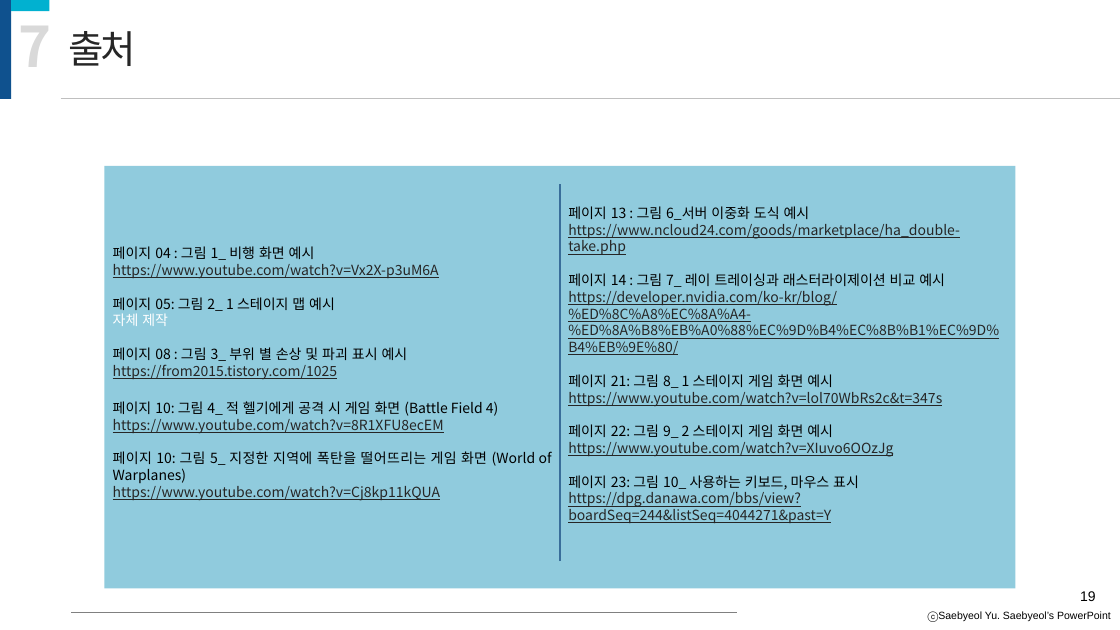
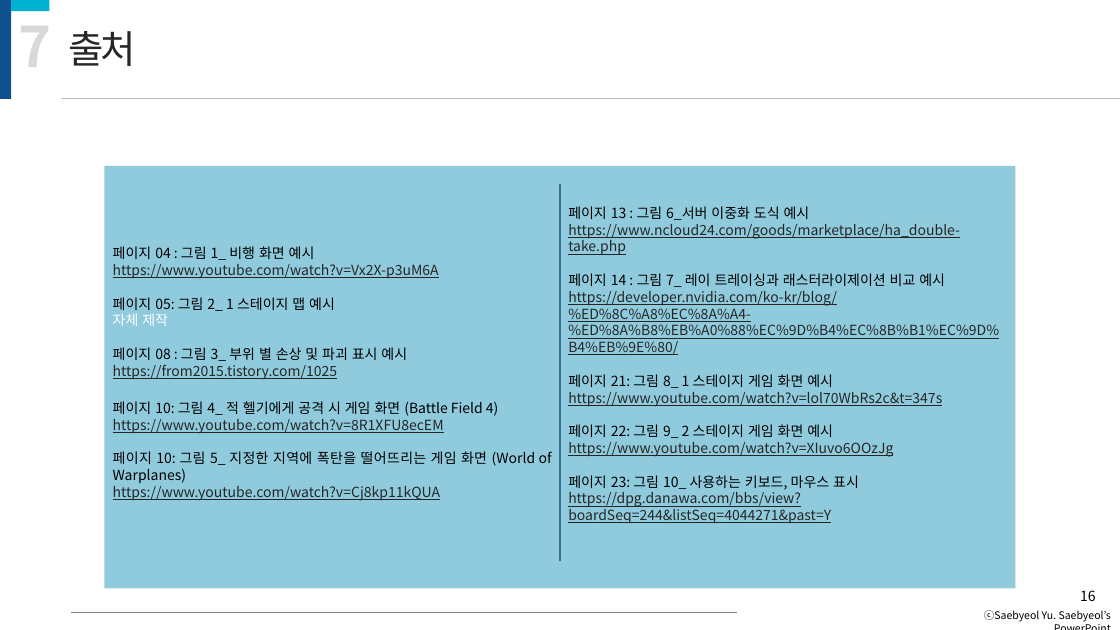
Before and after one commit to kiption/XD, a slide deck: slide 16 of 졸작_기획/[수정][제안서] Revenger_김승환_허재성_이세철.pptx (slide 19 before the commit). Drawn at 1120x630 pixels with LibreOffice and Linux fonts; fonts in the diff are those of the drawing. Boxes give left, top, right and bottom in pixels: in the first picture for what was removed or moved away, otherwise in the second. Text is boxed around its words. In the diff, an @@ line names an element or a change of style, - is before the commit and + after.

```diff
--- a/졸작_기획/[수정][제안서] Revenger_김승환_허재성_이세철.pptx
+++ b/졸작_기획/[수정][제안서] Revenger_김승환_허재성_이세철.pptx
@@ page number at [1080, 590, 1096, 601]: text changed; font Arial to Noto Sans CJK KR @@
-19
+16
@@ text "ⓒSaebyeol Yu. Saebyeol’s PowerPoint" at [984, 610, 1111, 622]: font Arial to Noto Sans CJK KR @@
```
Also in this commit, not shown: 10 other slides changed, 3 slides removed.
